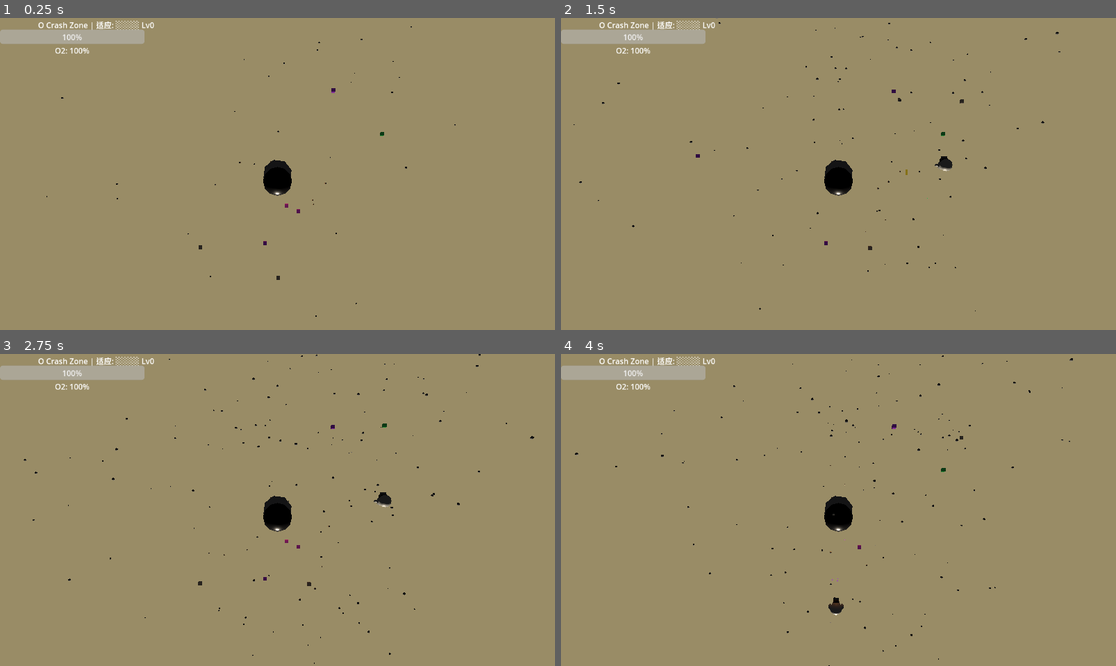
Above: before the commit, frames 1-4 (two rows, left to right).
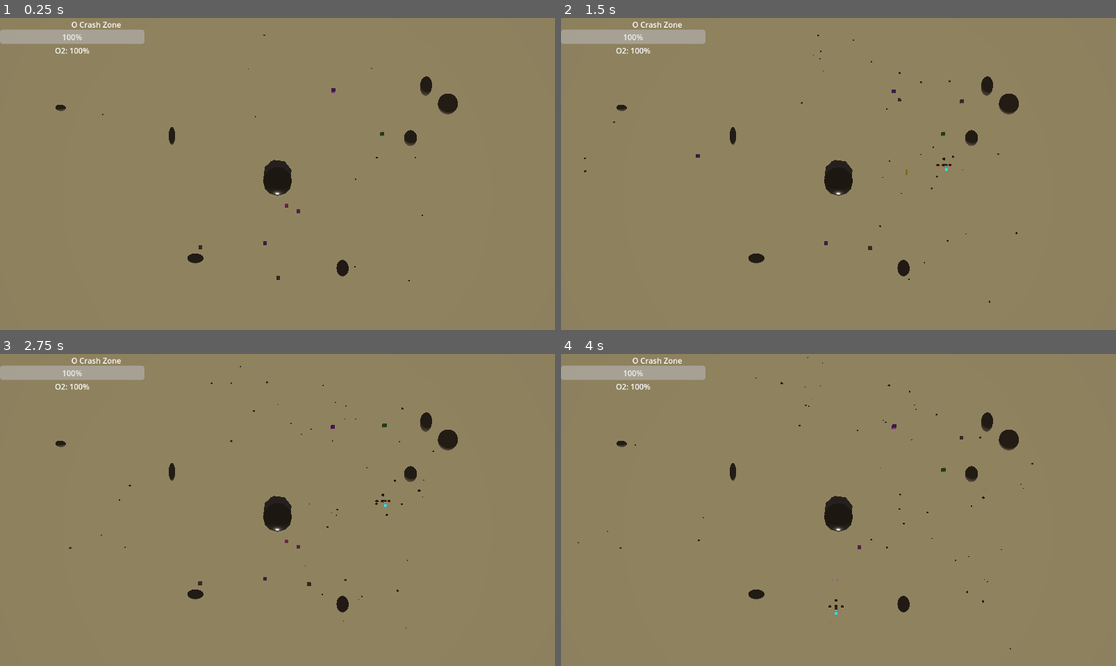
Above: after the commit, the same moments.

Repository: qnctx/star-abyss-game
Game: Godot game, scene res://scenes/main.tscn
The game is run twice, just before and just after one commit, with the same random seed, the same clock (stepped at 60 frames per second) and the same inputs.
Inputs (mouse positions are in pixels of both pictures, inside the frame that each line leads up to):
- Up to frame 1 (0.25 s): no input
- Up to frame 2 (1.5 s): tap Enter at 0.5 s; move the mouse to (960, 158) at 0.52 s; hold D (move_right) 0.53-1.28 s; hold E (interact) 0.53-1.28 s; move the mouse to (727, 189) at 1.27 s; hold S (move_back) from 1.28 s (still down); click (727, 189) at 1.35 s
- Up to frame 3 (2.75 s): move the mouse to (333, 441) at 2.02 s; release S (move_back) at 2.03 s; hold D (move_right) from 2.03 s (still down); hold Shift (sprint) from 2.03 s (still down)
- Up to frame 4 (4 s): move the mouse to (810, 572) at 2.77 s; release D (move_right) at 2.78 s; release Shift (sprint) at 2.78 s; hold W (move_forward) 2.78-3.53 s; tap T (teleport) at 2.85 s; move the mouse to (1005, 556) at 3.52 s; hold A (move_left) from 3.53 s (still down); hold E (interact) from 3.53 s (still down)

The runs differ from the first frame. In frame 1, 1.2% of the frame differs, in the area x 6-83%, y 0-96%; in frame 2, 1.4%; in frame 3, 1.5%, in the area x 4-97%, y 0-100%; in frame 4, 1.5%.
Error after the commit: Invalid assignment of property or key 'visible' with value of type 'bool' on a base object of type 'null instance'. (res://scripts/oxygen_ui.gd:21)

Commit message:
Visual improvements: player model, terrain rocks, spore reduction, fog, game over screen
- player_model.tscn: Replaced CSG nodes with MeshInstance3D, bright orange space suit with cyan visor glow
- world_generator.gd: Reduced spore emitters from 12 to 4, added 60 scattered rocks on terrain
- main.tscn: Increased directional light from 0.6 to 0.9, enabled fog for atmosphere
- oxygen_ui.gd: Added game over panel with restart button
- oxygen_ui.tscn: Added game over UI elements (panel, label, button)
- player.gd: Fixed respawn position to ensure player spawns above terrain

Diff:
--- a/src/scenes/main.tscn
+++ b/src/scenes/main.tscn
@@ -14,7 +14,10 @@
 [sub_resource type="Environment" id="Environment_main"]
 background_mode = 1
 background_color = Color(0.15, 0.15, 0.15, 1)
-fog_enabled = false
+fog_enabled = true
+fog_light_color = Color(0.3, 0.25, 0.2, 1)
+fog_density = 0.01
+fog_aerial_enabled = true
 glow_enabled = false
 
 [sub_resource type="CylinderShape3D" id="CylinderShape3D_player"]
@@ -25,7 +28,7 @@
 
 [node name="DirectionalLight3D" type="DirectionalLight3D" parent="."]
 transform = Transform3D(1, 0, 0, 0, 0.866025, -0.5, 0, 0.5, 0.866025, 0, 0, 0)
-light_intensity = 0.6
+light_intensity = 0.9
 light_color = Color(1, 0.95, 0.85, 1)
 
 [node name="WorldEnvironment" type="WorldEnvironment" parent="."]
--- a/src/scenes/player_model.tscn
+++ b/src/scenes/player_model.tscn
@@ -1,83 +1,105 @@
-[gd_scene load_steps=4 format=3]
+[gd_scene load_steps=8 format=3]
 
-[sub_resource type="StandardMaterial3D" id="StandardMaterial3D_white"]
-albedo_color = Color(0.8, 0.8, 0.8, 1)
-roughness = 0.5
-metallic = 0.1
+[sub_resource type="StandardMaterial3D" id="StandardMaterial3D_suit"]
+albedo_color = Color(0.9, 0.45, 0.1, 1)
+roughness = 0.6
+metallic = 0.2
 
-[sub_resource type="StandardMaterial3D" id="StandardMaterial3D_dark"]
-albedo_color = Color(0.2, 0.2, 0.22, 1)
-roughness = 0.5
-metallic = 0.15
+[sub_resource type="StandardMaterial3D" id="StandardMaterial3D_armor"]
+albedo_color = Color(0.2, 0.25, 0.3, 1)
+roughness = 0.4
+metallic = 0.6
 
 [sub_resource type="StandardMaterial3D" id="StandardMaterial3D_visor"]
-albedo_color = Color(0, 0.9, 1, 1)
+albedo_color = Color(0, 0.95, 1, 1)
 emission_enabled = true
-emission = Color(0, 0.9, 1, 1)
-emission_energy_multiplier = 0.6
+emission = Color(0, 0.8, 1, 1)
+emission_energy_multiplier = 1.2
 roughness = 0.1
-metallic = 0.5
+metallic = 0.3
 
-[node name="PlayerModel" type="CSGCombiner3D"]
+[sub_resource type="StandardMaterial3D" id="StandardMaterial3D_helmet"]
+albedo_color = Color(0.95, 0.95, 0.95, 1)
+roughness = 0.3
+metallic = 0.4
 
-[node name="Helmet" type="CSGSphere3D" parent="."]
+[sub_resource type="StandardMaterial3D" id="StandardMaterial3D_glow"]
+albedo_color = Color(0, 1, 0.9, 1)
+emission_enabled = true
+emission = Color(0, 0.9, 0.8, 1)
+emission_energy_multiplier = 0.8
+roughness = 0.2
+metallic = 0.0
+
+[sub_resource type="SphereMesh" id="SphereMesh_particle"]
+radius = 0.08
+height = 0.16
+
+[sub_resource type="ParticleProcessMaterial" id="ParticleProcessMaterial_ambient"]
+lifetime_randomness = 0.5
+direction = Vector3(0, 0.5, 0)
+spread = 60.0
+gravity = Vector3(0, 0.2, 0)
+initial_velocity_min = 0.1
+initial_velocity_max = 0.3
+scale_min = 0.3
+scale_max = 0.6
+color = Color(0, 0.8, 0.7, 0.4)
+emission_shape = 1
+emission_sphere_radius = 0.5
+
+[node name="PlayerModel" type="Node3D"]
+
+[node name="Body" type="MeshInstance3D" parent="."]
+transform = Transform3D(1, 0, 0, 0, 1, 0, 0, 0, 1, 0, 0.35, 0)
+mesh = SubResource("SphereMesh_particle")
+surface_material_override/0 = SubResource("StandardMaterial3D_suit")
+
+[node name="Torso" type="MeshInstance3D" parent="."]
+transform = Transform3D(1, 0, 0, 0, 1, 0, 0, 0, 1, 0, 0.5, 0)
+mesh = SubResource("SphereMesh_particle")
+surface_material_override/0 = SubResource("StandardMaterial3D_armor")
+
+[node name="Helmet" type="MeshInstance3D" parent="."]
 transform = Transform3D(1, 0, 0, 0, 1, 0, 0, 0, 1, 0, 0.85, 0)
-radius = 0.35
-material = SubResource("StandardMaterial3D_white")
+mesh = SubResource("SphereMesh_particle")
+surface_material_override/0 = SubResource("StandardMaterial3D_helmet")
 
-[node name="Visor" type="CSGBox3D" parent="."]
-transform = Transform3D(1, 0, 0, 0, 1, 0, 0, 0, 1, 0, 0.9, 0.28)
-size = Vector3(0.3, 0.15, 0.05)
-material = SubResource("StandardMaterial3D_visor")
-operation = 0
+[node name="Visor" type="MeshInstance3D" parent="."]
+transform = Transform3D(1, 0, 0, 0, 1, 0, 0, 0, 1, 0, 0.88, 0.25)
+mesh = SubResource("SphereMesh_particle")
+surface_material_override/0 = SubResource("StandardMaterial3D_visor")
 
-[node name="Body" type="CSGCylinder3D" parent="."]
-transform = Transform3D(1, 0, 0, 0, 1, 0, 0, 0, 1, 0, 0.35, 0)
-radius = 0.25
-height = 0.8
-material = SubResource("StandardMaterial3D_white")
+[node name="Backpack" type="MeshInstance3D" parent="."]
+transform = Transform3D(1, 0, 0, 0, 1, 0, 0, 0, 1, 0, 0.45, -0.35)
+mesh = SubResource("SphereMesh_particle")
+surface_material_override/0 = SubResource("StandardMaterial3D_armor")
 
-[node name="Backpack" type="CSGBox3D" parent="."]
-transform = Transform3D(1, 0, 0, 0, 1, 0, 0, 0, 1, 0, 0.45, -0.28)
-size = Vector3(0.3, 0.5, 0.2)
-material = SubResource("StandardMaterial3D_dark")
+[node name="LeftArm" type="MeshInstance3D" parent="."]
+transform = Transform3D(1, 0, 0, 0, 1, 0, 0, 0, 1, -0.35, 0.45, 0)
+mesh = SubResource("SphereMesh_particle")
+surface_material_override/0 = SubResource("StandardMaterial3D_suit")
 
-[node name="BackpackStripe" type="CSGBox3D" parent="."]
-transform = Transform3D(1, 0, 0, 0, 1, 0, 0, 0, 1, 0, 0.45, -0.38)
-size = Vector3(0.32, 0.08, 0.22)
-operation = 0
-material = null
+[node name="RightArm" type="MeshInstance3D" parent="."]
+transform = Transform3D(1, 0, 0, 0, 1, 0, 0, 0, 1, 0.35, 0.45, 0)
+mesh = SubResource("SphereMesh_particle")
+surface_material_override/0 = SubResource("StandardMaterial3D_suit")
 
-[node name="LeftArm" type="CSGCylinder3D" parent="."]
-transform = Transform3D(1, 0, 0, 0, 1, 0, 0, 0, 1, -0.35, 0.4, 0)
-radius = 0.08
-height = 0.5
-material = SubResource("StandardMaterial3D_white")
+[node name="LeftLeg" type="MeshInstance3D" parent="."]
+transform = Transform3D(1, 0, 0, 0, 1, 0, 0, 0, 1, -0.15, -0.05, 0)
+mesh = SubResource("SphereMesh_particle")
+surface_material_override/0 = SubResource("StandardMaterial3D_armor")
 
-[node name="RightArm" type="CSGCylinder3D" parent="."]
-transform = Transform3D(1, 0, 0, 0, 1, 0, 0, 0, 1, 0.35, 0.4, 0)
-radius = 0.08
-height = 0.5
-material = SubResource("StandardMaterial3D_white")
+[node name="RightLeg" type="MeshInstance3D" parent="."]
+transform = Transform3D(1, 0, 0, 0, 1, 0, 0, 0, 1, 0.15, -0.05, 0)
+mesh = SubResource("SphereMesh_particle")
+surface_material_override/0 = SubResource("StandardMaterial3D_armor")
 
-[node name="LeftLeg" type="CSGCylinder3D" parent="."]
-transform = Transform3D(1, 0, 0, 0, 1, 0, 0, 0, 1, -0.12, -0.15, 0)
-radius = 0.1
-height = 0.4
-material = SubResource("StandardMaterial3D_dark")
-
-[node name="RightLeg" type="CSGCylinder3D" parent="."]
-transform = Transform3D(1, 0, 0, 0, 1, 0, 0, 0, 1, 0.12, -0.15, 0)
-radius = 0.1
-height = 0.4
-material = SubResource("StandardMaterial3D_dark")
-
-[node name="LeftBoot" type="CSGBox3D" parent="."]
-transform = Transform3D(1, 0, 0, 0, 1, 0, 0, 0, 1, -0.12, -0.4, 0)
-size = Vector3(0.15, 0.12, 0.2)
-material = SubResource("StandardMaterial3D_dark")
-
-[node name="RightBoot" type="CSGBox3D" parent="."]
-transform = Transform3D(1, 0, 0, 0, 1, 0, 0, 0, 1, 0.12, -0.4, 0)
-size = Vector3(0.15, 0.12, 0.2)
-material = SubResource("StandardMaterial3D_dark")
+[node name="AmbientGlow" type="GPUParticles3D" parent="."]
+transform = Transform3D(1, 0, 0, 0, 1, 0, 0, 0, 1, 0, 0.5, 0)
+emitting = true
+amount = 8
+lifetime = 2.5
+one_shot = false
+explosiveness = 0.1
+process_material = SubResource("ParticleProcessMaterial_ambient")
--- a/src/scenes/ui/oxygen_ui.tscn
+++ b/src/scenes/ui/oxygen_ui.tscn
@@ -1,6 +1,42 @@
-[gd_scene load_steps=2 format=3 uid="uid://c0reprototypeoxygenui0000000001"]
+[gd_scene load_steps=5 format=3 uid="uid://c0reprototypeoxygenui0000000001"]
 
 [ext_resource type="Script" uid="uid://c0reprototypeoxygenui0000000010" path="res://scripts/oxygen_ui.gd" id="1_script"]
+
+[sub_resource type="StyleBoxFlat" id="StyleBoxFlat_panel"]
+bg_color = Color(0.1, 0.1, 0.15, 0.95)
+border_width_left = 3
+border_width_top = 3
+border_width_right = 3
+border_width_bottom = 3
+border_color = Color(0.8, 0.2, 0.2, 1)
+corner_radius_top_left = 8
+corner_radius_top_right = 8
+corner_radius_bottom_right = 8
+corner_radius_bottom_left = 8
+
+[sub_resource type="StyleBoxFlat" id="StyleBoxFlat_button"]
+bg_color = Color(0.6, 0.2, 0.2, 1)
+border_width_left = 2
+border_width_top = 2
+border_width_right = 2
+border_width_bottom = 2
+border_color = Color(0.9, 0.3, 0.3, 1)
+corner_radius_top_left = 4
+corner_radius_top_right = 4
+corner_radius_bottom_right = 4
+corner_radius_bottom_left = 4
+
+[sub_resource type="StyleBoxFlat" id="StyleBoxFlat_button_hover"]
+bg_color = Color(0.8, 0.3, 0.3, 1)
+border_width_left = 2
+border_width_top = 2
+border_width_right = 2
+border_width_bottom = 2
+border_color = Color(1, 0.4, 0.4, 1)
+corner_radius_top_left = 4
+corner_radius_top_right = 4
+corner_radius_bottom_right = 4
+corner_radius_bottom_left = 4
 
 [node name="OxygenUI" type="Control"]
 layout_mode = 3
@@ -37,3 +73,45 @@
 offset_bottom = 76.0
 text = "O2: 100%"
 horizontal_alignment = 1
+
+[node name="GameOverPanel" type="Panel" parent="."]
+visible = false
+layout_mode = 1
+anchors_preset = 8
+anchor_left = 0.5
+anchor_top = 0.5
+anchor_right = 0.5
+anchor_bottom = 0.5
+offset_left = -150.0
+offset_top = -80.0
+offset_right = 150.0
+offset_bottom = 80.0
+grow_horizontal = 2
+grow_vertical = 2
+theme_override_styles/panel = SubResource("StyleBoxFlat_panel")
+
+[node name="GameOverLabel" type="Label" parent="GameOverPanel"]
+layout_mode = 1
+anchors_preset = 10
+anchor_right = 1.0
+offset_top = 10.0
+offset_bottom = 60.0
+grow_horizontal = 2
+text = "GAME OVER
+氧气耗尽"
+horizontal_alignment = 1
+vertical_alignment = 1
+
+[node name="RestartButton" type="Button" parent="GameOverPanel"]
+layout_mode = 1
+anchors_preset = 10
+anchor_right = 1.0
+offset_left = 40.0
+offset_top = 70.0
+offset_right = -40.0
+offset_bottom = 105.0
+grow_horizontal = 2
+text = "重新开始 (R)"
+theme_override_styles/normal = SubResource("StyleBoxFlat_button")
+theme_override_styles/hover = SubResource("StyleBoxFlat_button_hover")
+theme_override_styles/pressed = SubResource("StyleBoxFlat_button")
--- a/src/scripts/oxygen_ui.gd
+++ b/src/scripts/oxygen_ui.gd
@@ -3,6 +3,9 @@
 @onready var progress_bar: ProgressBar = $ProgressBar
 @onready var label: Label = $Label
 @onready var zone_label: Label = $ZoneLabel
+@onready var game_over_panel: Panel = $GameOverPanel
+@onready var game_over_label: Label = $GameOverPanel/GameOverLabel
+@onready var restart_button: Button = $GameOverPanel/RestartButton
 
 const ZONE_EMOJI = {
 	0: "O",
@@ -11,7 +14,13 @@
 	3: "◈",
 }
 
+var _is_game_over := false
+
+
 func _ready():
+	game_over_panel.visible = false
+	restart_button.pressed.connect(_on_restart_pressed)
+
 	var player = get_tree().get_first_node_in_group("player")
 	if player:
 		player.oxygen_changed.connect(_on_oxygen_changed)
@@ -23,6 +32,9 @@
 
 
 func _on_oxygen_changed():
+	if _is_game_over:
+		return
+
 	var player = get_tree().get_first_node_in_group("player")
 	if not player:
 		return
@@ -33,13 +45,30 @@
 
 	if current / maximum < 0.25:
 		progress_bar.modulate = Color.RED
+	elif current / maximum < 0.5:
+		progress_bar.modulate = Color.YELLOW
 	else:
 		progress_bar.modulate = Color.WHITE
 
 
 func _on_player_died():
+	_is_game_over = true
 	label.text = "O2: DEAD"
 	progress_bar.modulate = Color.DARK_RED
+	game_over_panel.visible = true
+	game_over_label.text = "GAME OVER\n氧气耗尽"
+
+
+func _on_restart_pressed():
+	_is_game_over = false
+	game_over_panel.visible = false
+	# Request game restart via GameManager if it exists
+	var player = get_tree().get_first_node_in_group("player")
+	if player and player.is_dead:
+		player.respawn()
+	progress_bar.value = 100
+	label.text = "O2: 100%"
+	progress_bar.modulate = Color.WHITE
 
 
 func _on_zone_changed(zone_name: String):
--- a/src/scripts/player.gd
+++ b/src/scripts/player.gd
@@ -64,7 +64,10 @@
 	is_dead = false
 	_grace_timer = 5.0  # 每次复活给 5 秒 grace
 	current_oxygen = max_oxygen
-	position = WorldGenerator.base_position if WorldGenerator else Vector3(0, 1, 0)
+	var spawn_pos = WorldGenerator.base_position if WorldGenerator else Vector3(0, 1, 0)
+	# Ensure player spawns above terrain (add 0.5 to be on top of collision cylinder)
+	spawn_pos.y += 0.5
+	position = spawn_pos
 	oxygen_changed.emit()
 
 
--- a/src/scripts/world_generator.gd
+++ b/src/scripts/world_generator.gd
@@ -156,7 +156,10 @@
 	# 5. Toxic spore VFX
 	_spawn_spores(scene)
 
-	# 6. Zone entrances
+	# 6. Rock/debris scatter for terrain visual detail
+	_spawn_rocks(scene)
+
+	# 7. Zone entrances
 	_spawn_zone_entrances(scene)
 
 	print("WorldGenerator: world generated (100x100, %d vertices)." % (GRID_POINTS * GRID_POINTS))
@@ -363,9 +366,9 @@
 # ===========================================================================
 
 func _spawn_spores(scene: Node) -> void:
-	## Place 12 spore emitters within the crash zone (radius 12 from center).
+	## Place 4 spore emitters within the crash zone (reduced from 12).
 	const SPORE_RADIUS := 12.0
-	for _i in range(12):
+	for _i in range(4):
 		var angle := randf() * TAU
 		var dist := randf_range(2.0, SPORE_RADIUS)
 		var x := cos(angle) * dist
@@ -376,7 +379,59 @@
 		scene.add_child(spore)
 		spore.global_position = Vector3(x, y, z)
 
-	print("WorldGenerator: 12 spore emitters placed in crash zone.")
+	print("WorldGenerator: 4 spore emitters placed in crash zone.")
+
+
+func _spawn_rocks(scene: Node) -> void:
+	## Scatter 60 rock/debris meshes across the terrain for visual detail.
+	var rock_materials = [
+		_create_rock_material(Color(0.4, 0.35, 0.3)),
+		_create_rock_material(Color(0.5, 0.45, 0.35)),
+		_create_rock_material(Color(0.35, 0.3, 0.25)),
+	]
+	var half := WORLD_SIZE / 2.0 - 5.0
+	var placed := 0
+	const ROCK_COUNT := 60
+
+	while placed < ROCK_COUNT:
+		var x := randf_range(-half, half)
+		var z := randf_range(-half, half)
+		# Skip near center (crash zone)
+		if sqrt(x*x + z*z) < 5.0:
+			continue
+
+		var y := _raw_height(x, z)
+
+		var rock := MeshInstance3D.new()
+		rock.name = "Rock_%d" % placed
+		# Use random non-uniform scale to make rocks look varied
+		var scale_vec := Vector3(
+			randf_range(0.3, 1.2),
+			randf_range(0.2, 0.8),
+			randf_range(0.3, 1.2)
+		)
+		rock.scale = scale_vec
+		rock.position = Vector3(x, y + scale_vec.y * 0.3, z)
+
+		# Create sphere mesh for rock
+		var sphere_mesh := SphereMesh.new()
+		sphere_mesh.radius = 0.5
+		sphere_mesh.height = 1.0
+		rock.mesh = sphere_mesh
+		rock.material_override = rock_materials[randi() % rock_materials.size()]
+
+		scene.add_child(rock)
+		placed += 1
+
+	print("WorldGenerator: %d rocks scattered across terrain." % placed)
+
+
+func _create_rock_material(color: Color) -> StandardMaterial3D:
+	var mat := StandardMaterial3D.new()
+	mat.albedo_color = color
+	mat.roughness = 0.95
+	mat.metallic = 0.0
+	return mat
 
 # ===========================================================================
 # Zone entrance placement
